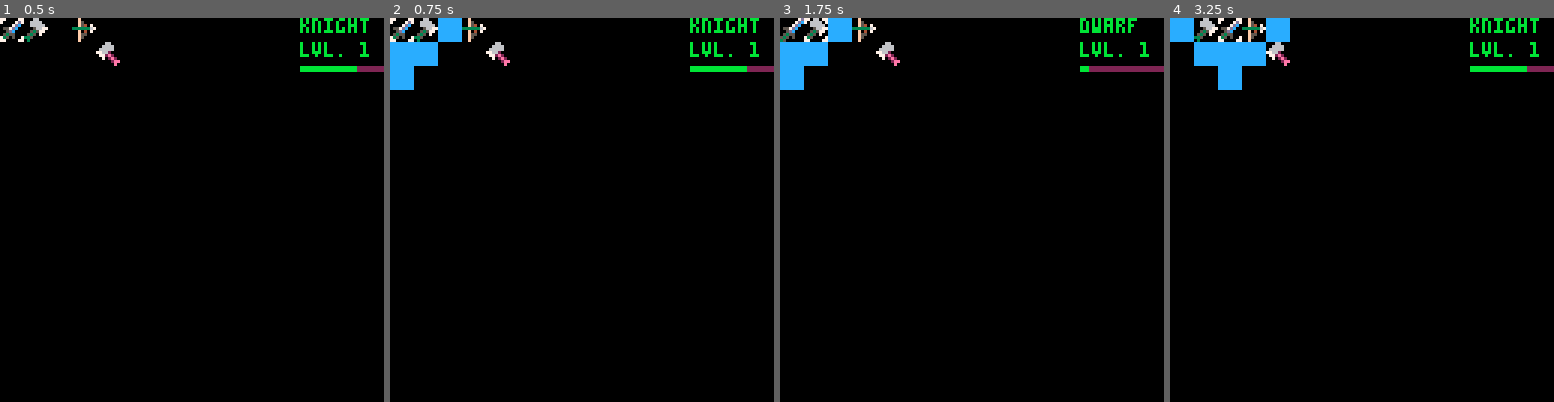
Above: before the commit, frames 1-4 (left to right).
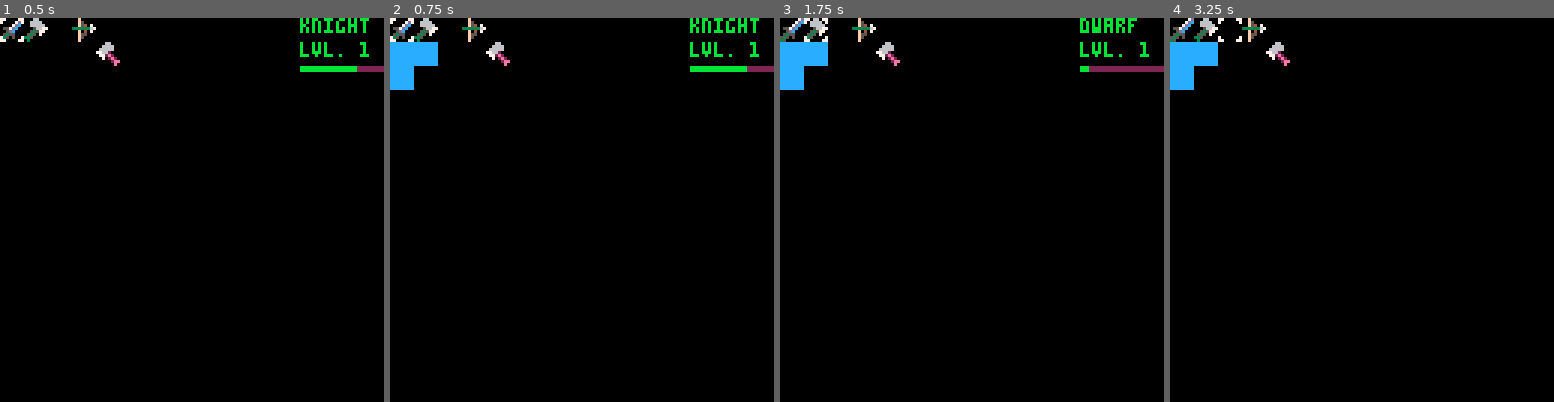
Above: after the commit, the same moments.

Repository: cstephen/PICO-8-Tactics
Game: PICO-8 cartridge tactics.p8
Same seed, same stepped clock (60 frames per second), same inputs: the game is played once before the commit and once after it.
Inputs:
- Up to frame 1 (0.5 s): no input
- Up to frame 2 (0.75 s): tap O (Z key) at 0.7 s
- Up to frame 3 (1.75 s): hold Right from 1.6 s (still down); tap O (Z key) at 1.7 s
- Up to frame 4 (3.25 s): release Right at 2.1 s; tap O (Z key) at 2.1, 2.5, 2.9 s; hold Up 2.15-2.42 s; hold Right 2.47-3.03 s; hold Left from 3.08 s (still down)

Frame 1 is identical in both runs. In frame 2, 0.4% of the frame differs, in the area x 12-19%, y 0-7%; in frame 3, 0.4%; in frame 4, 3.7%, in the area x 0-100%, y 0-19%.

Commit message:
Fix unrecognized obstacles bug.

Diff:
--- a/tactics.p8
+++ b/tactics.p8
@@ -444,29 +444,29 @@
     spaces += 1
   end
 
-  if validspace(x - 1, y, steps, block) then
+  if validspace(x - 1, y, steps, obstacles) then
     crawlspace(x - 1, y, steps - 1, sprite, alignment, obstacles)
   end
 
-  if validspace(x + 1, y, steps, block)then
+  if validspace(x + 1, y, steps, obstacles) then
     crawlspace(x + 1, y, steps - 1, sprite, alignment, obstacles)
   end
 
-  if validspace(x, y - 1, steps, block) then
+  if validspace(x, y - 1, steps, obstacles) then
     crawlspace(x, y - 1, steps - 1, sprite, alignment, obstacles)
   end
 
-  if validspace(x, y + 1, steps, block) then
+  if validspace(x, y + 1, steps, obstacles) then
     crawlspace(x, y + 1, steps - 1, sprite, alignment, obstacles)
   end
 end
 
-function validspace(x, y, steps, block)
+function validspace(x, y, steps, obstacles)
   if x < 0 or x >= 16 or y < 0 or y >= 16 then
     return false
   end
 
-  if block == true and typemask[x][y] != "neutral" then
+  if obstacles == true and typemask[x][y] != "neutral" then
     return false
   end
 
